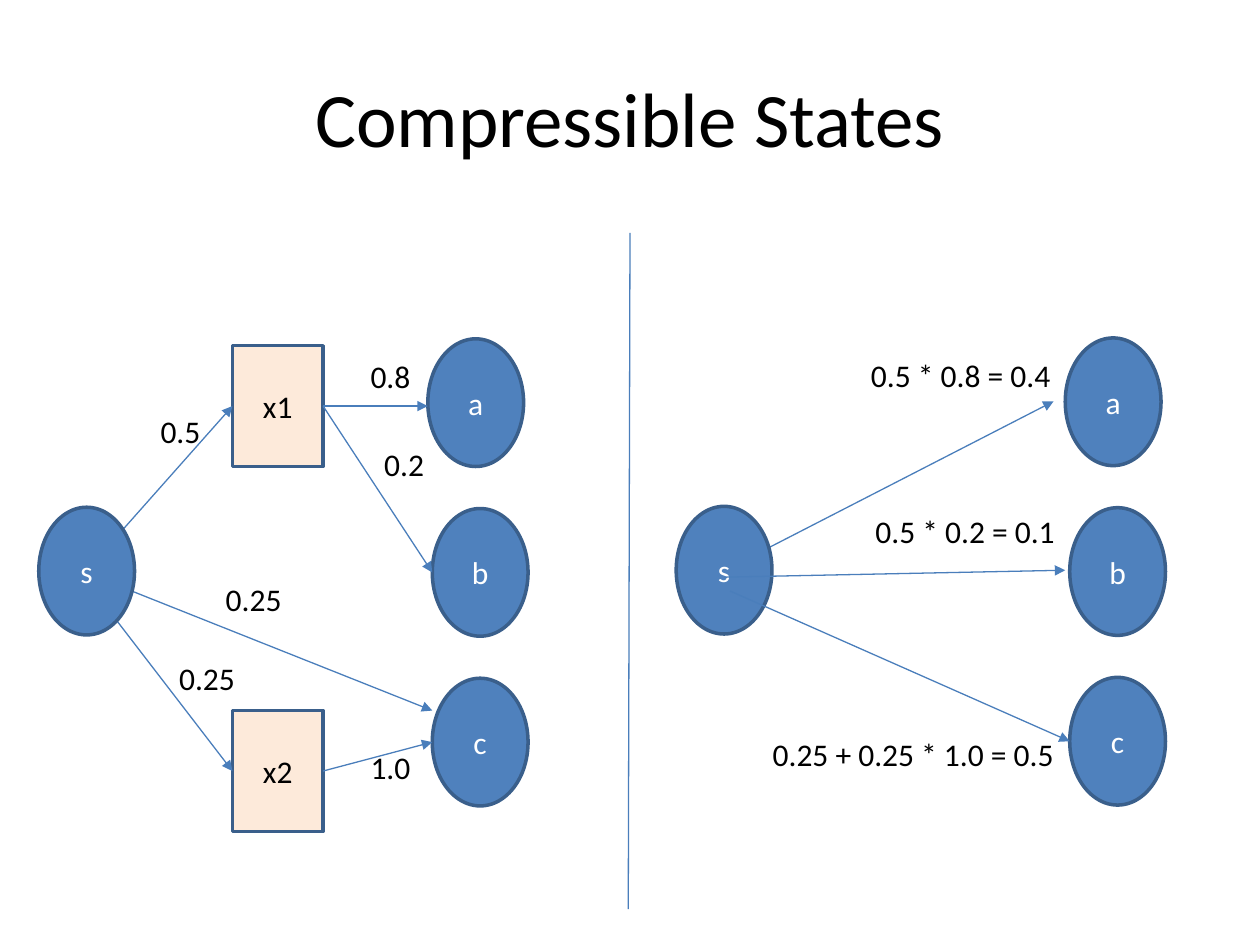
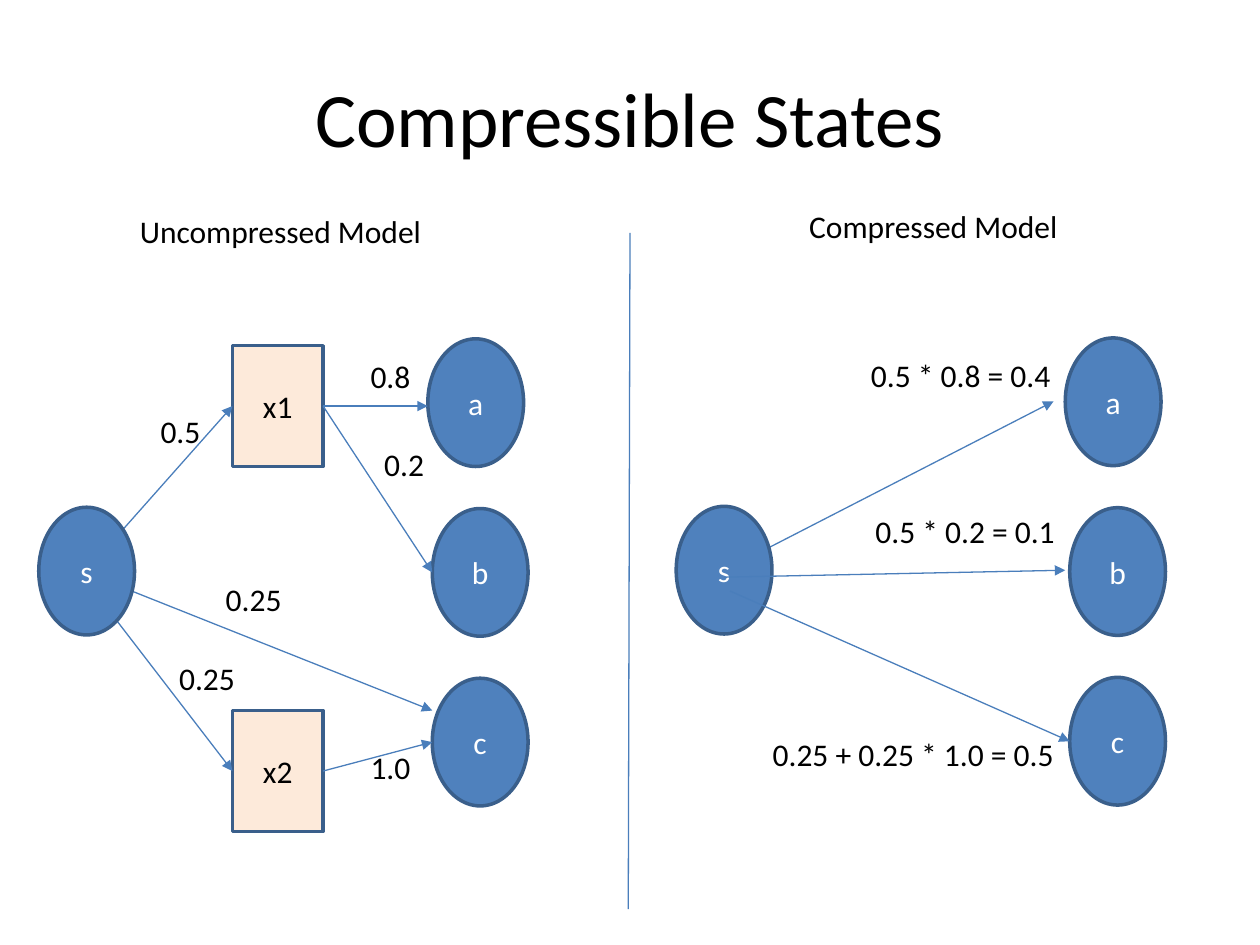
Before and after one commit to tamirh-uci/HeteroTrafficModels, a slide deck: slide 13 of presentation/slides.pptx (slide 12 before the commit). Drawn at 1260x945 pixels with LibreOffice and Linux fonts; fonts in the diff are those of the drawing. Boxes give left, top, right and bottom in pixels: in the first picture for what was removed or moved away, otherwise in the second. Text is boxed around its words. In the diff, an @@ line names an element or a change of style, - is before the commit and + after.

Commit message:
Updating the compressible state slides, correcting color and text

```diff
--- a/presentation/slides.pptx
+++ b/presentation/slides.pptx
@@ text added at box(140, 221, 421, 248), 18 pt, text #000000 @@
+Uncompressed Model
@@ text added at box(809, 216, 1057, 243), 18 pt, text #000000 @@
+Compressed Model
```
Also in this commit, not shown: 4 other slides changed, 1 slide added.
